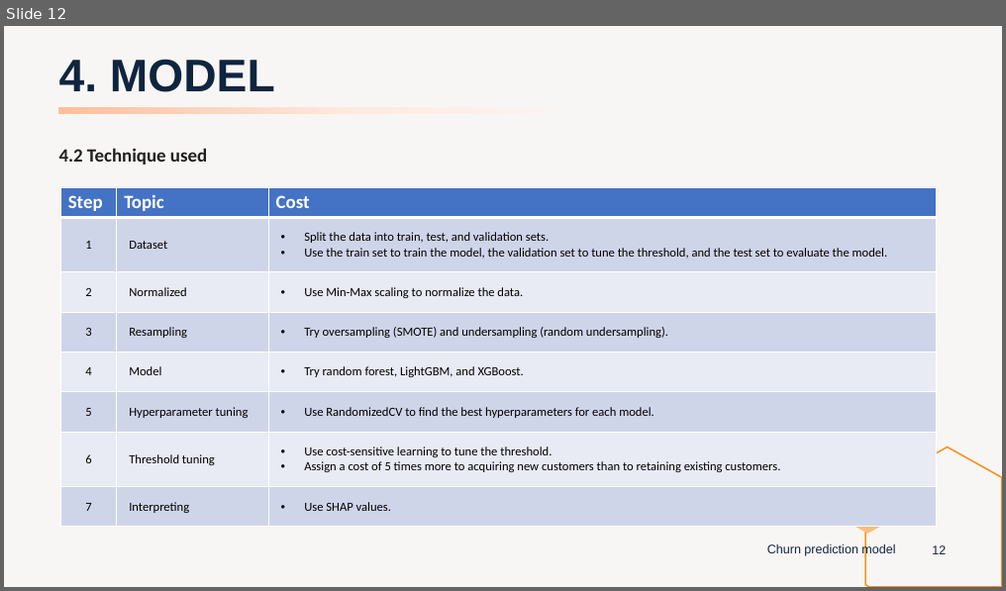
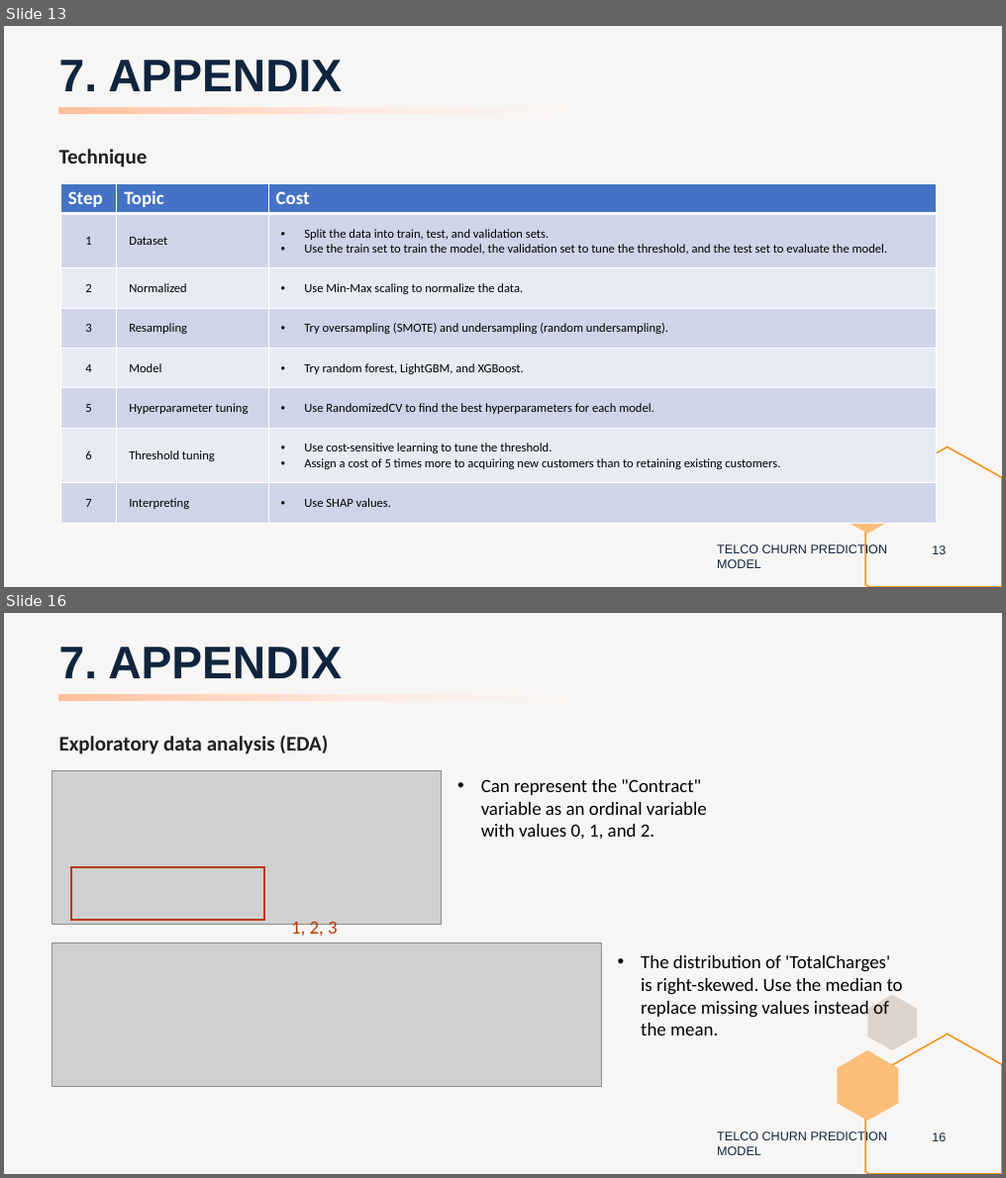
Before and after one commit to peerapat-t/telco_churn_prediction_model, a slide deck: Telco churn prediction model presentation.pptx. Shown one above the other, each under a label of ours: slide 12 before the commit, slides 13 and 16 after it; the slides between them are not shown. The pictures are 1006x591 and 1006x1178 pixels, drawn with LibreOffice and Linux fonts; fonts in the diff are those of the drawing; grey boxes stand for pictures. Boxes give left, top, right and bottom in pixels: in the first picture for what was removed or moved away, otherwise in the second. Text is boxed around its words. In the diff, an @@ line names an element or a change of style, - is before the commit and + after.

Commit message:
Add files via upload
update slide, improve model performance by add more iteration during randomized search

```diff
--- a/Telco churn prediction model presentation.pptx
+++ b/Telco churn prediction model presentation.pptx
@@ slide 16 added at bbox=[4, 613, 1002, 1174], background #DCD3CC at 20% opacity; not listed: 3 template elements that a slide beside it also shows @@
@@ title added at bbox=[59, 647, 342, 678], 44 pt, text #0F253E, bold @@
+7. APPENDIX
@@ rectangle added at bbox=[58, 694, 610, 700], fill gradient #FFBF9B to #FFD6C2 to #FFEBE1 to #F8F6F5 @@
@@ text added at bbox=[59, 735, 328, 755], 20 pt, text #1F1F1F, bold @@
+Exploratory data analysis (EDA)
@@ picture added at bbox=[52, 771, 442, 925] @@
@@ text added at bbox=[481, 779, 707, 840], 18 pt, text #000000 @@
+• Can represent the "Contract" variable as an ordinal variable with values 0, 1, and 2.
@@ rectangle added at bbox=[71, 867, 264, 921], outline #B83803 2.25 pt @@
@@ text added at bbox=[291, 921, 338, 936], 18 pt, text #B83803 @@
+1, 2, 3
@@ picture added at bbox=[52, 943, 601, 1087] @@
@@ text added at bbox=[641, 956, 903, 1036], 18 pt, text #000000 @@
+• The distribution of 'TotalCharges' is right-skewed. Use the median to replace missing values instead of the mean.
@@ text added at bbox=[717, 1131, 888, 1156], 12 pt, text #0F253E @@
+TELCO CHURN PREDICTION MODEL
@@ page number added at bbox=[932, 1133, 945, 1142], 12 pt, text #0F253E @@
+16
@@ what was slide 12 is now slide 13 @@
@@ slide 13 changed as well @@
@@ title at bbox=[59, 60, 342, 91]: text changed @@
-4. MODEL
+7. APPENDIX
@@ text at bbox=[59, 149, 148, 168]: text changed; size 18 to 20 pt @@
-4.2 Technique used
+Technique
@@ table: place and size @@
-table at bbox=[60, 187, 937, 527]
+table at bbox=[60, 184, 937, 523]
@@ text at bbox=[717, 544, 888, 569]: text changed @@
-Churn prediction model
+TELCO CHURN PREDICTION MODEL
@@ page number at bbox=[932, 546, 945, 555]: text changed @@
-12
+13
```
Also in this commit, not shown: 13 other slides changed, 6 other slides added, 4 slides removed, 2 other files.
